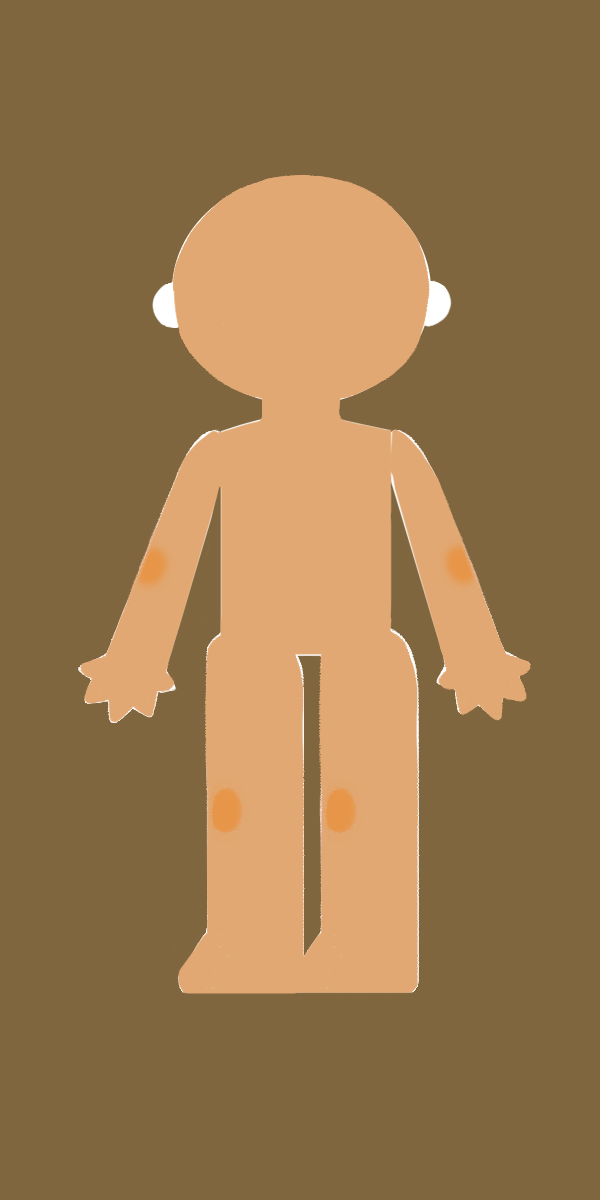
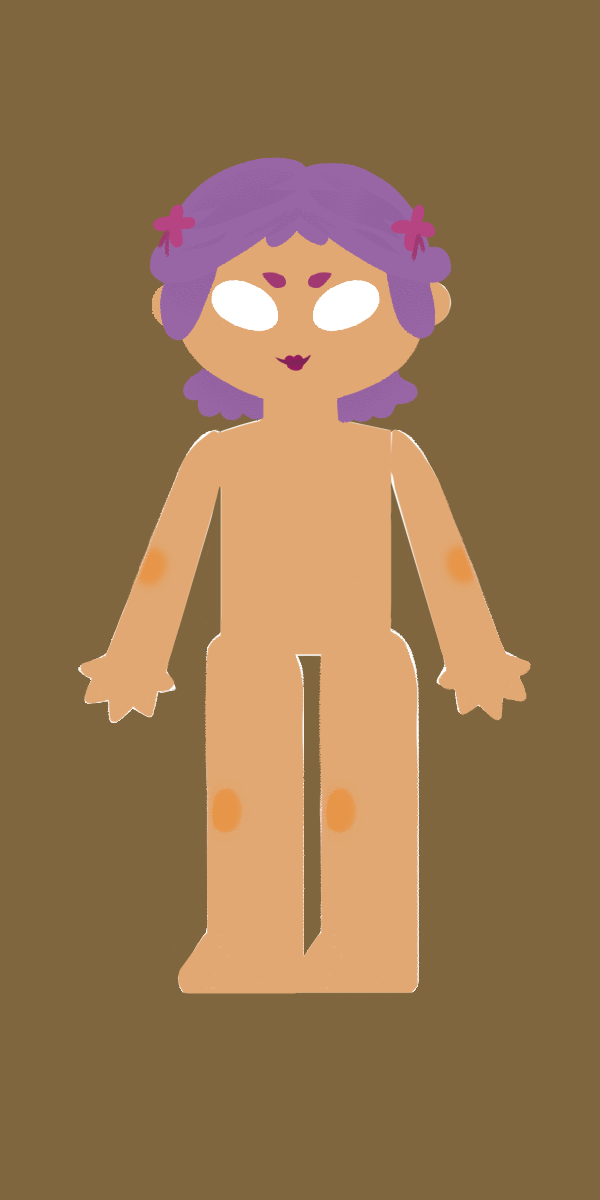
Layer changes from the first w=600, h=1200 image to the second:
hid group "Rex" (15 layers) over [149, 157, 452, 423]
added group "Trixie (Pixie's Cousin)" with 4 layers above "Base - Tester" over [149, 157, 452, 423]
added layer "Trixie_Eyebrows" in group "Trixie (Pixie's Cousin)" over [261, 272, 333, 289]
added layer "Trixie_Mouth" in group "Trixie (Pixie's Cousin)" over [274, 354, 312, 371]
added layer "Trixie_Eyes" in group "Trixie (Pixie's Cousin)" over [211, 280, 380, 332]
added layer "Trixie_Hair" in group "Trixie (Pixie's Cousin)" over [149, 157, 452, 423]
showed "Ears" (1st of 2, in "Base - Tester") over [152, 280, 451, 329]
